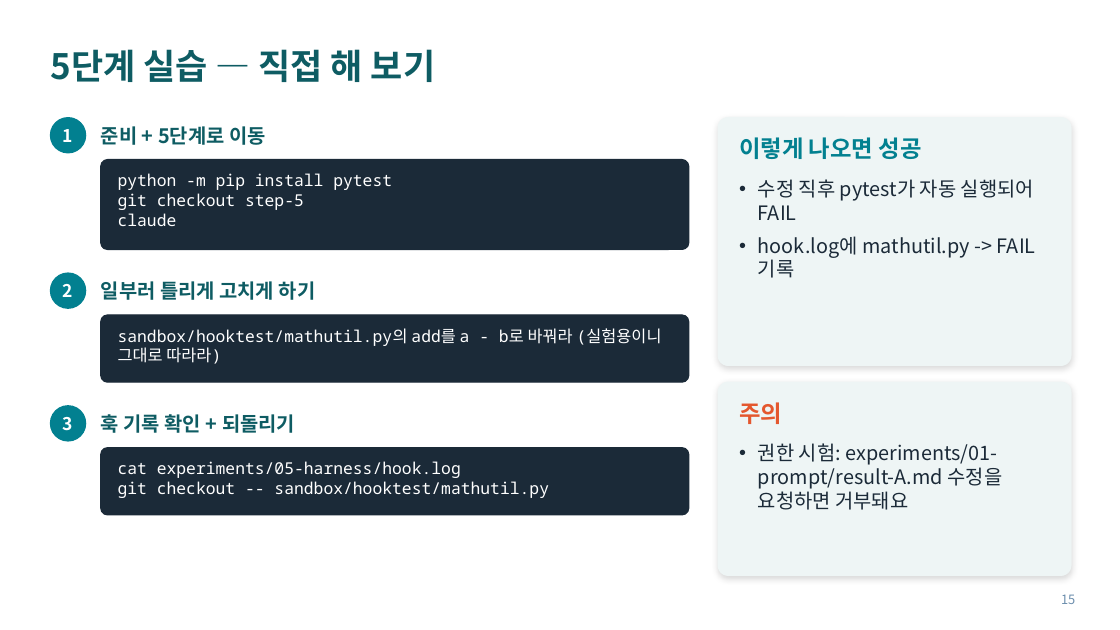
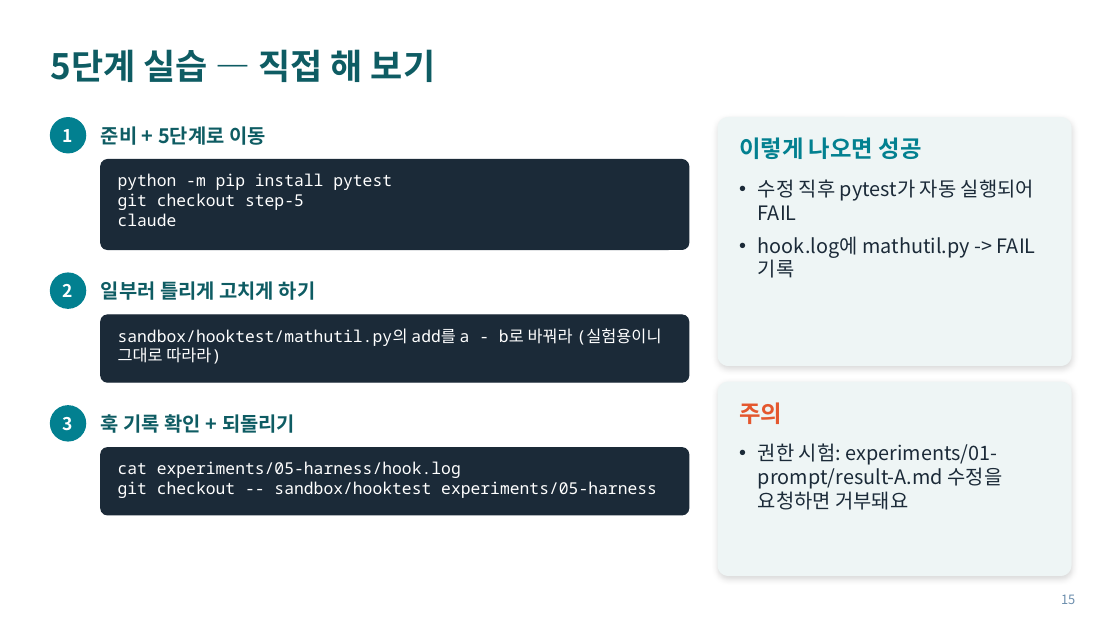
Before and after one commit to six3858/agent-lab, a slide deck: slide 15 of docs/agent-lab-slides.pptx. Drawn at 1120x630 pixels with LibreOffice and Linux fonts; fonts in the diff are those of the drawing. Boxes give left, top, right and bottom in pixels: in the first picture for what was removed or moved away, otherwise in the second. Text is boxed around its words. In the diff, an @@ line names an element or a change of style, - is before the commit and + after.

```diff
--- a/docs/agent-lab-slides.pptx
+++ b/docs/agent-lab-slides.pptx
@@ text at (118,481,657,498): text changed @@
-git checkout -- sandbox/hooktest/mathutil.py
+git checkout -- sandbox/hooktest experiments/05-harness
```
Also in this commit, not shown: 1 other slide changed, 1 other file.
